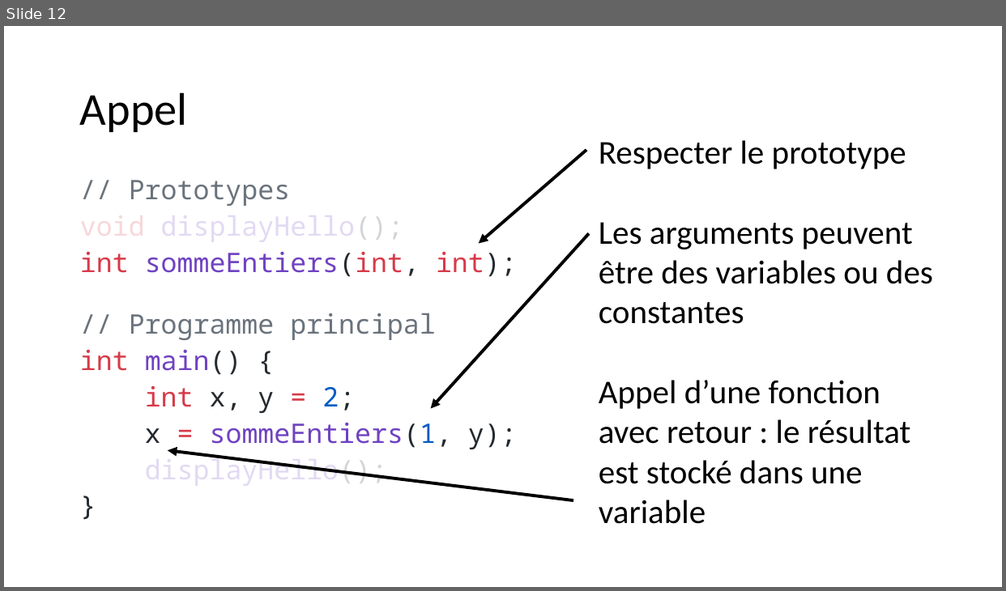
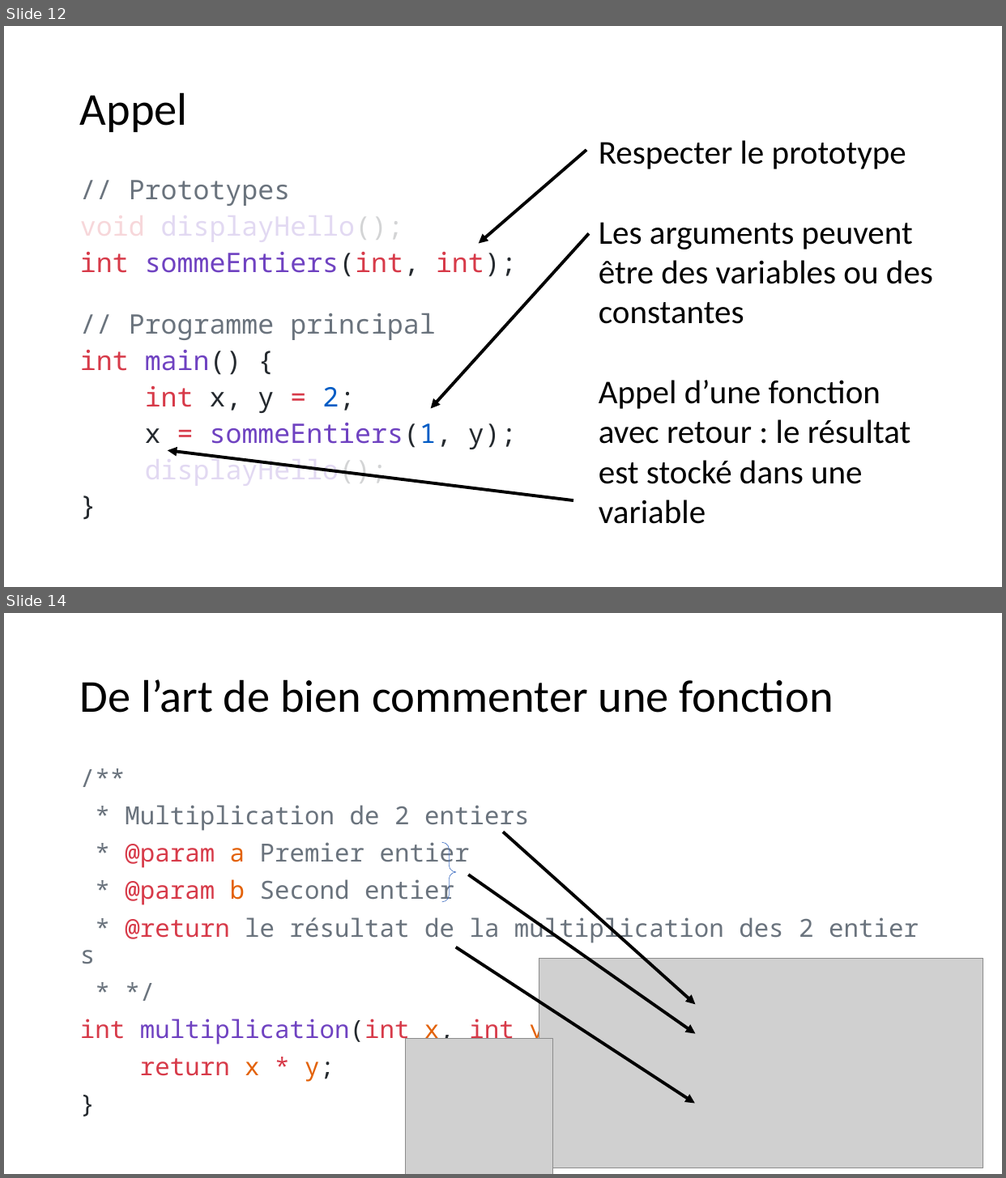
Before and after one commit to standard3/BTS1, a slide deck: 02_C/05_Fonctions/Fonctions.pptx. Shown one above the other, each under a label of ours: slide 12 before the commit, slides 12 and 14 after it; the slides between them are not shown. The pictures are 1006x591 and 1006x1178 pixels, drawn with LibreOffice and Linux fonts; fonts in the diff are those of the drawing; grey boxes stand for pictures. Boxes give left, top, right and bottom in pixels: in the first picture for what was removed or moved away, otherwise in the second. Text is boxed around its words. In the diff, an @@ line names an element or a change of style, - is before the commit and + after.

Commit message:
fonctions + exos

```diff
--- a/02_C/05_Fonctions/Fonctions.pptx
+++ b/02_C/05_Fonctions/Fonctions.pptx
@@ slide 14 added at (x1=4, y1=613, x2=1002, y2=1174), background #FFFFFF @@
@@ title added at (x1=80, y1=679, x2=833, y2=713), 44 pt, text #000000 @@
+De l’art de bien commenter une fonction
@@ text added at (x1=80, y1=805, x2=813, y2=1082), 24 pt, text #6A737D @@
+/**
+* Multiplication de 2 entiers
+* @param a Premier entier
+* @param b Second entier
+* @return le résultat de la multiplication des 2 entiers
+* */
+int multiplication(int x, int y) {
+return x * y;
+}
@@ right brace added at (x1=442, y1=843, x2=456, y2=903), outline #4472C4 0.5 pt @@
@@ arrow added from (503, 833) to (696, 1004), #000000 3 pt @@
@@ arrow added from (468, 875) to (696, 1033), #000000 3 pt @@
@@ arrow added from (456, 948) to (695, 1103), #000000 3 pt @@
@@ picture added at (x1=539, y1=958, x2=983, y2=1169) @@
@@ picture added at (x1=406, y1=1039, x2=552, y2=1174) @@
```
Also in this commit, not shown: 1 slide changed, 11 other slides added, 6 other files.
